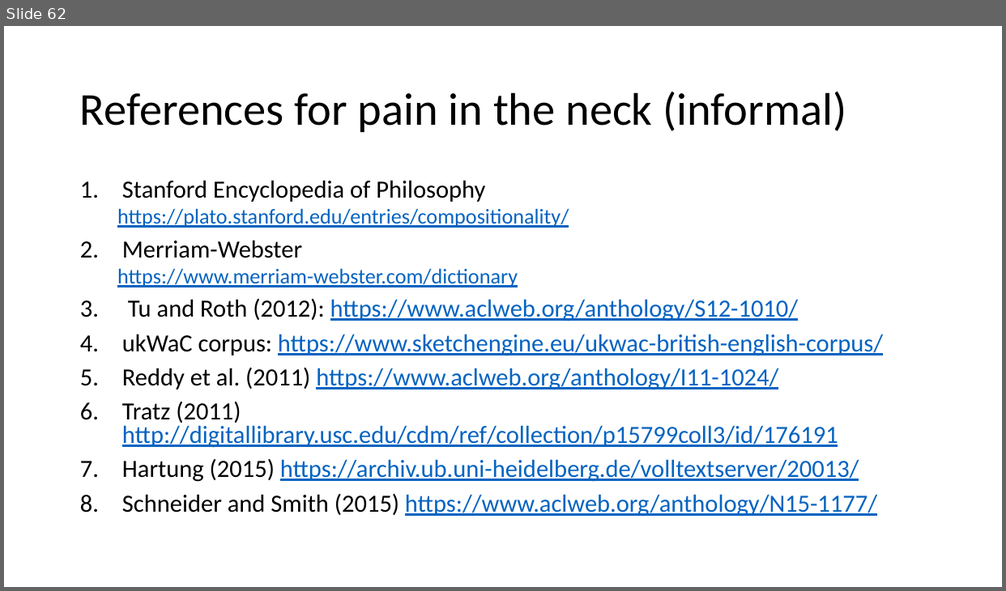
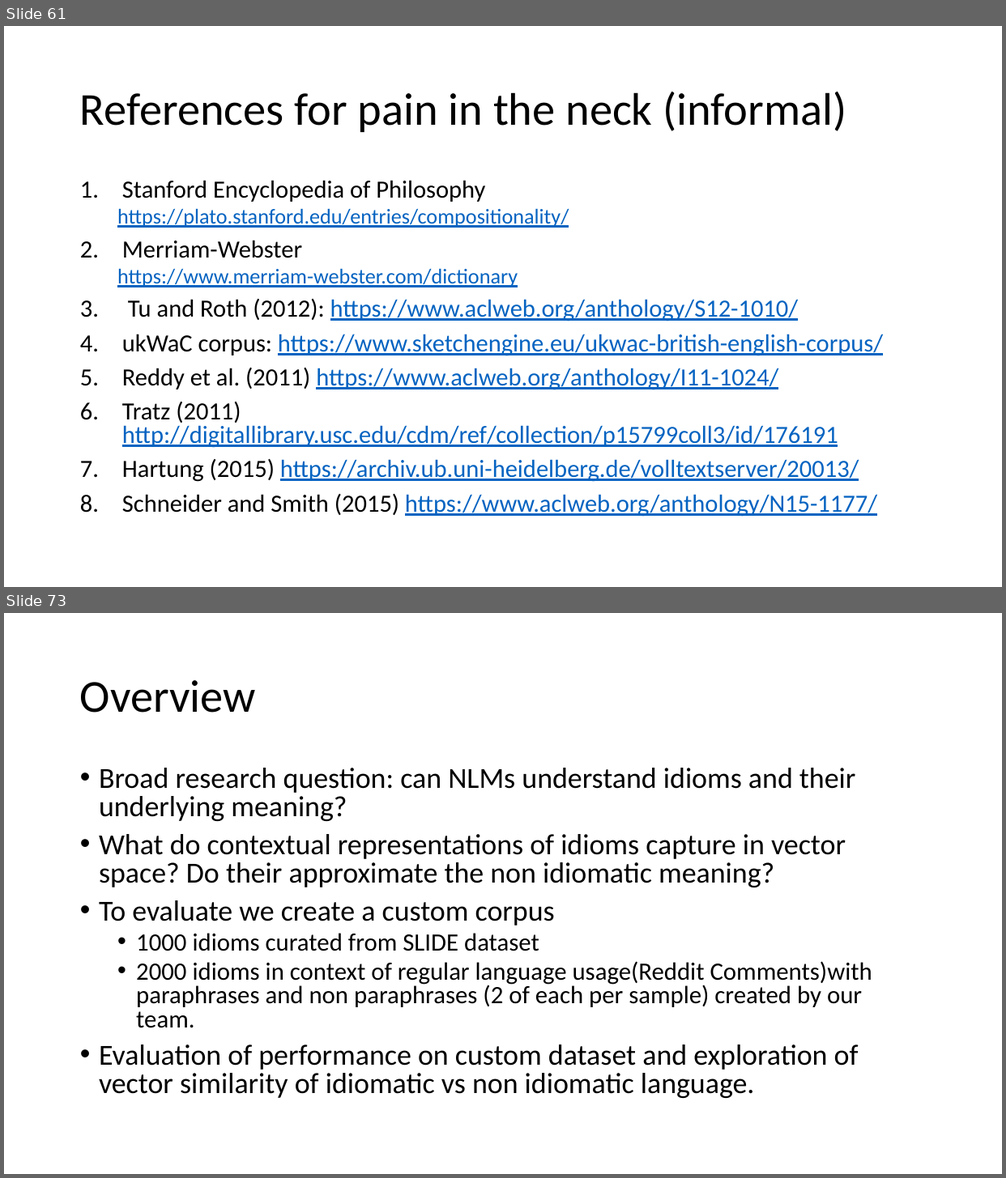
Before and after one commit to spacemanidol/AnalyzingNeuralLanguageModelsGroup1, a slide deck: PaperPresentation02202020.pptx. Shown one above the other, each under a label of ours: slide 62 before the commit, slides 61 and 73 after it; the slides between them are not shown. The pictures are 1006x591 and 1006x1178 pixels, drawn with LibreOffice and Linux fonts; fonts in the diff are those of the drawing. Boxes give left, top, right and bottom in pixels: in the first picture for what was removed or moved away, otherwise in the second. Text is boxed around its words. In the diff, an @@ line names an element or a change of style, - is before the commit and + after.

```diff
--- a/PaperPresentation02202020.pptx
+++ b/PaperPresentation02202020.pptx
@@ slide 73 added at [4, 613, 1002, 1174], background #FFFFFF @@
@@ title added at [80, 680, 256, 713], 44 pt, text #000000 @@
+Overview
@@ text added at [99, 768, 872, 1098], 28 pt, text #000000 @@
+• Broad research question: can NLMs understand idioms and their underlying meaning?
+• What do contextual representations of idioms capture in vector space? Do their approximate the non idiomatic meaning?
+• To evaluate we create a custom corpus
+  • 1000 idioms curated from SLIDE dataset
+  • 2000 idioms in context of regular language usage(Reddit Comments)with paraphrases and non paraphrases (2 of each per sample) created by our team.
+• Evaluation of performance on custom dataset and exploration of vector similarity of idiomatic vs non idiomatic language.
@@ what was slide 62 is now slide 61 @@
```
Also in this commit, not shown: 4 slides changed, 11 other slides added, 5 slides removed, 2 other files.
